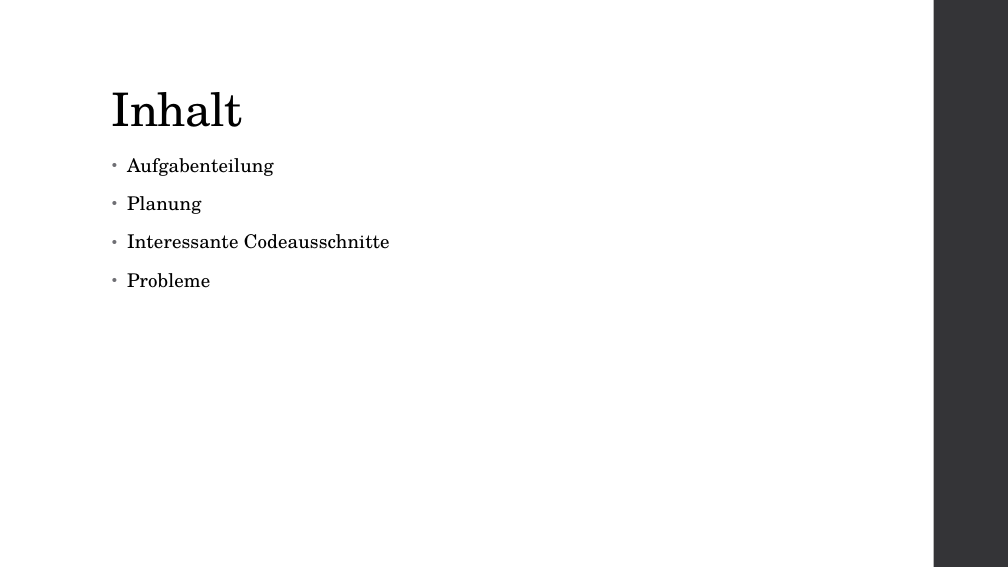
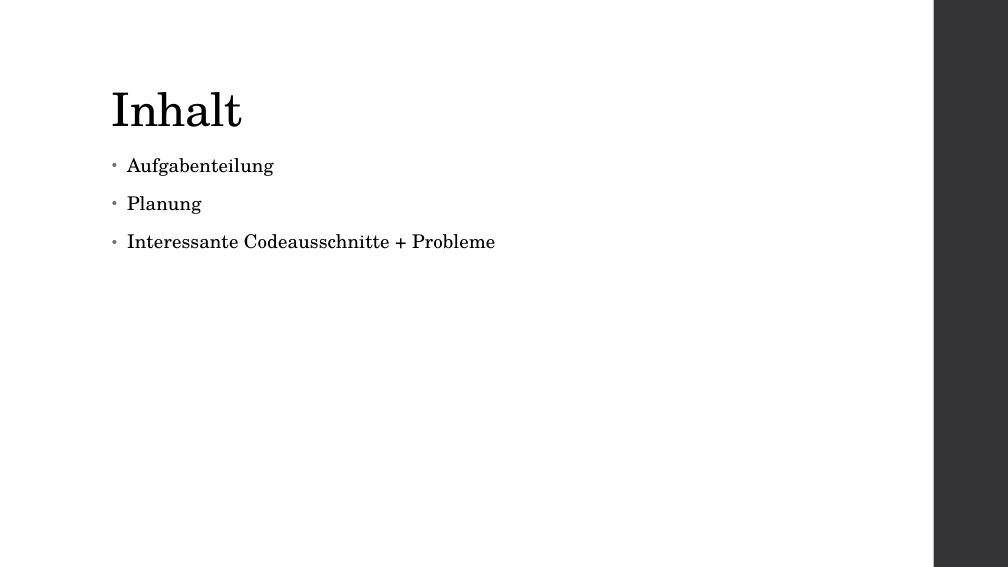
Before and after one commit to Wutze0/Mensch_Aergere_Dich_Nicht, a slide deck: slide 2 of MenschAergereDichNicht.pptx. Drawn at 1008x567 pixels with LibreOffice and Linux fonts; fonts in the diff are those of the drawing. Boxes give left, top, right and bottom in pixels: in the first picture for what was removed or moved away, otherwise in the second. Text is boxed around its words. In the diff, an @@ line names an element or a change of style, - is before the commit and + after.

```diff
--- a/MenschAergereDichNicht.pptx
+++ b/MenschAergereDichNicht.pptx
@@ text at [127, 234, 495, 249]: text changed @@
-• Interessante Codeausschnitte
-• Probleme
+• Interessante Codeausschnitte + Probleme
```
Also in this commit, not shown: 6 other slides changed, 1 slide removed.
